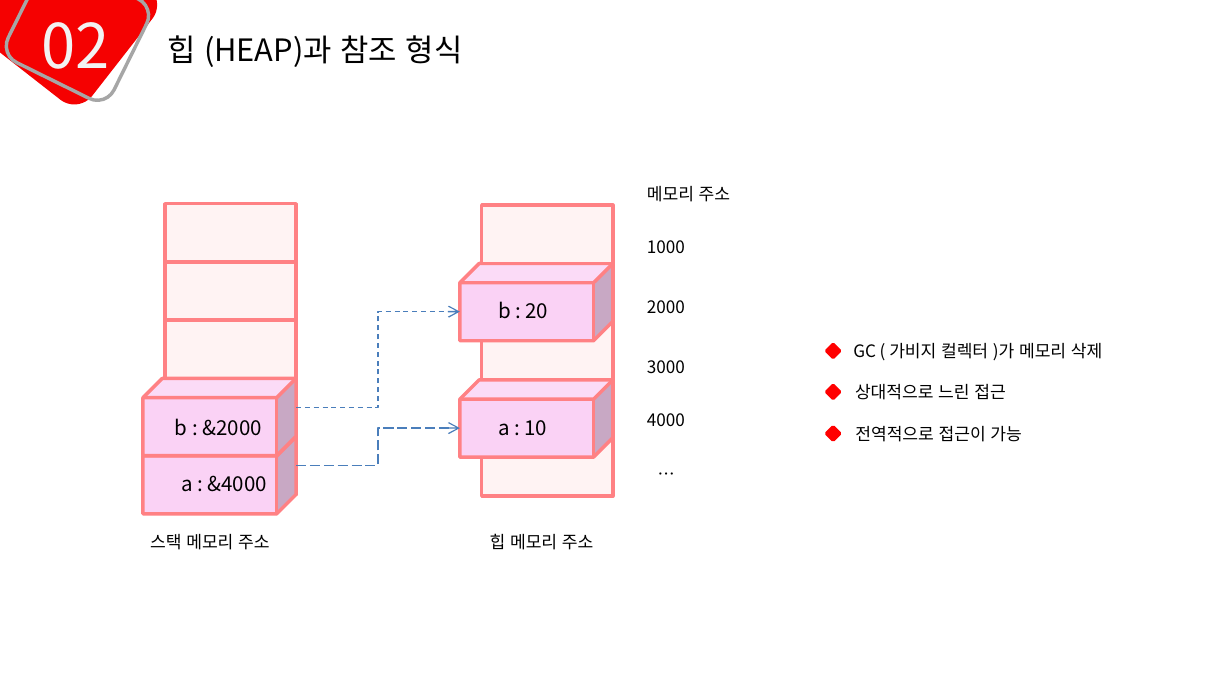
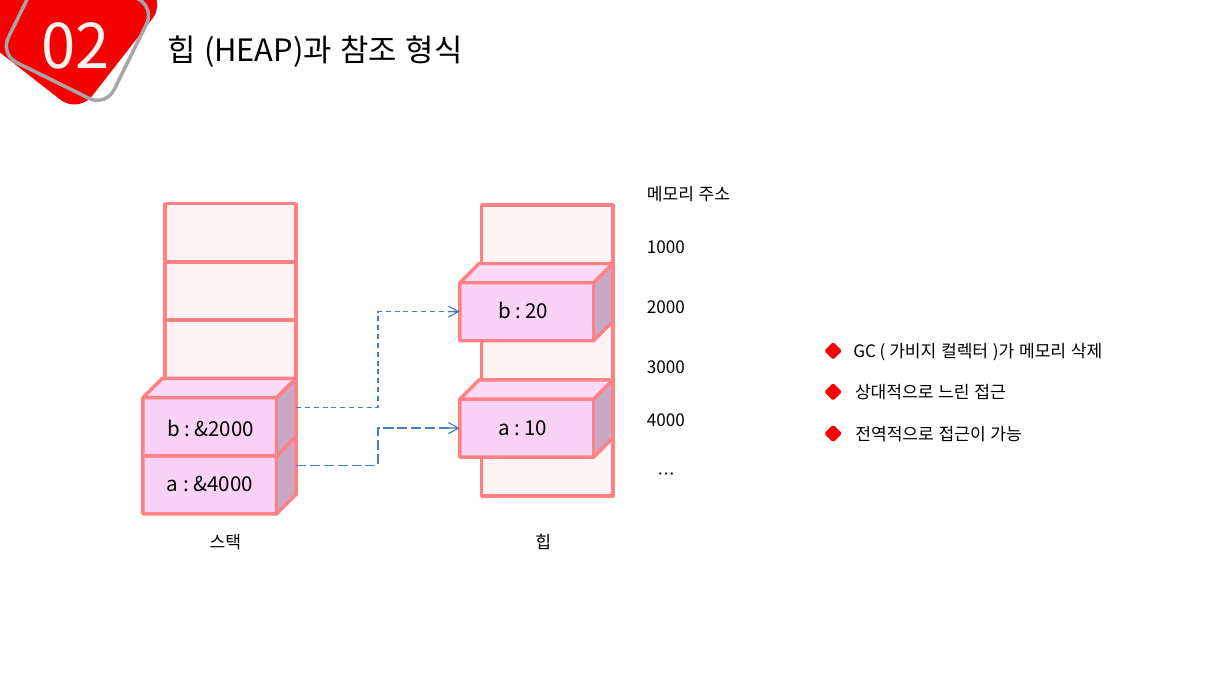
Before and after one commit to mins1119/C-, a slide deck: slide 9 of 1주차.pptx. Drawn at 1232x693 pixels with LibreOffice and Linux fonts; fonts in the diff are those of the drawing. Boxes give left, top, right and bottom in pixels: in the first picture for what was removed or moved away, otherwise in the second. Text is boxed around its words. In the diff, an @@ line names an element or a change of style, - is before the commit and + after.

```diff
--- a/1주차.pptx
+++ b/1주차.pptx
@@ text "b : &2000": place and size @@
-text "b : &2000" at [175, 418, 262, 436]
+text "b : &2000" at [167, 419, 255, 437]
@@ text "a : &4000": place and size @@
-text "a : &4000" at [181, 475, 268, 492]
+text "a : &4000" at [167, 475, 253, 492]
@@ text at [210, 534, 241, 550]: text changed @@
-스택 메모리 주소
+스택
@@ text at [535, 533, 551, 549]: text changed @@
-힙 메모리 주소
+힙
```
Also in this commit, not shown: 7 other slides changed, 2 slides added.
